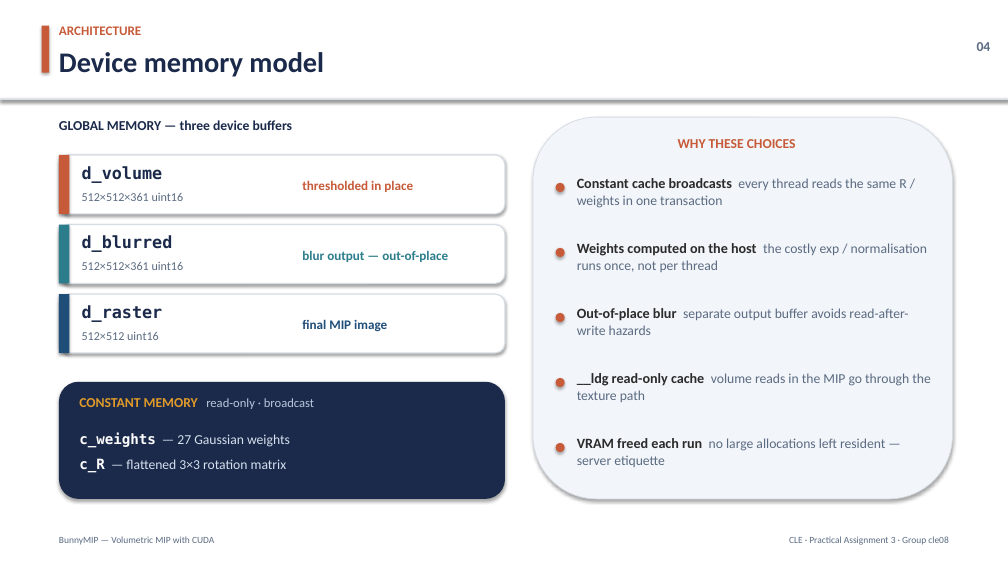
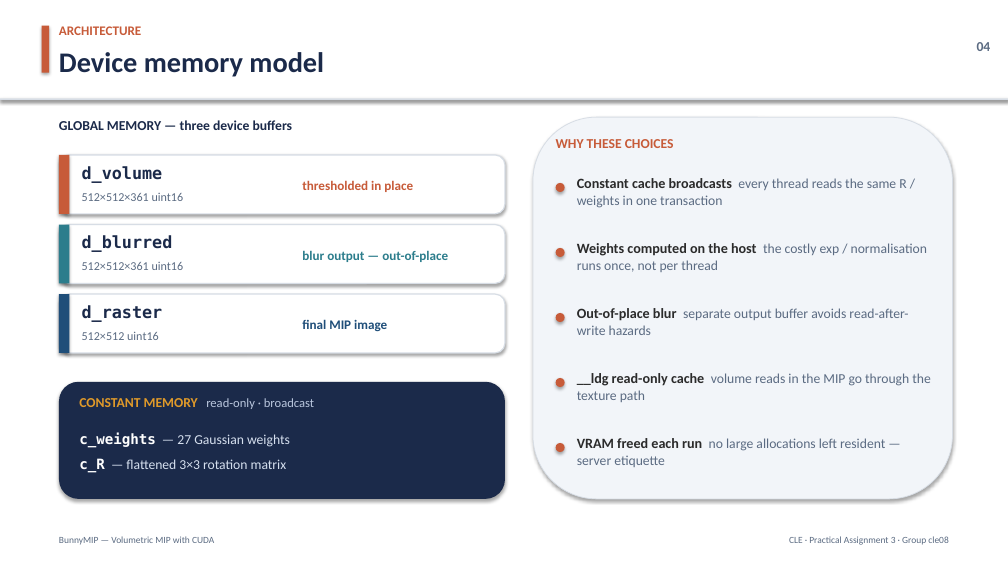
Before and after one commit to hujuc/BunnyMIP-CUDA-CLE, a slide deck: slide 4 of docs/BunnyMIP-Presentation.pptx. Drawn at 1008x567 pixels with LibreOffice and Linux fonts; fonts in the diff are those of the drawing. Boxes give left, top, right and bottom in pixels: in the first picture for what was removed or moved away, otherwise in the second. Text is boxed around its words. In the diff, an @@ line names an element or a change of style, - is before the commit and + after.

```diff
--- a/docs/BunnyMIP-Presentation.pptx
+++ b/docs/BunnyMIP-Presentation.pptx
@@ text "WHY THESE CHOICES": place and size @@
-text "WHY THESE CHOICES" at <box>678,139,796,148</box>
+text "WHY THESE CHOICES" at <box>556,139,674,148</box>
```
Also in this commit, not shown: 9 other slides changed, 5 other files.
